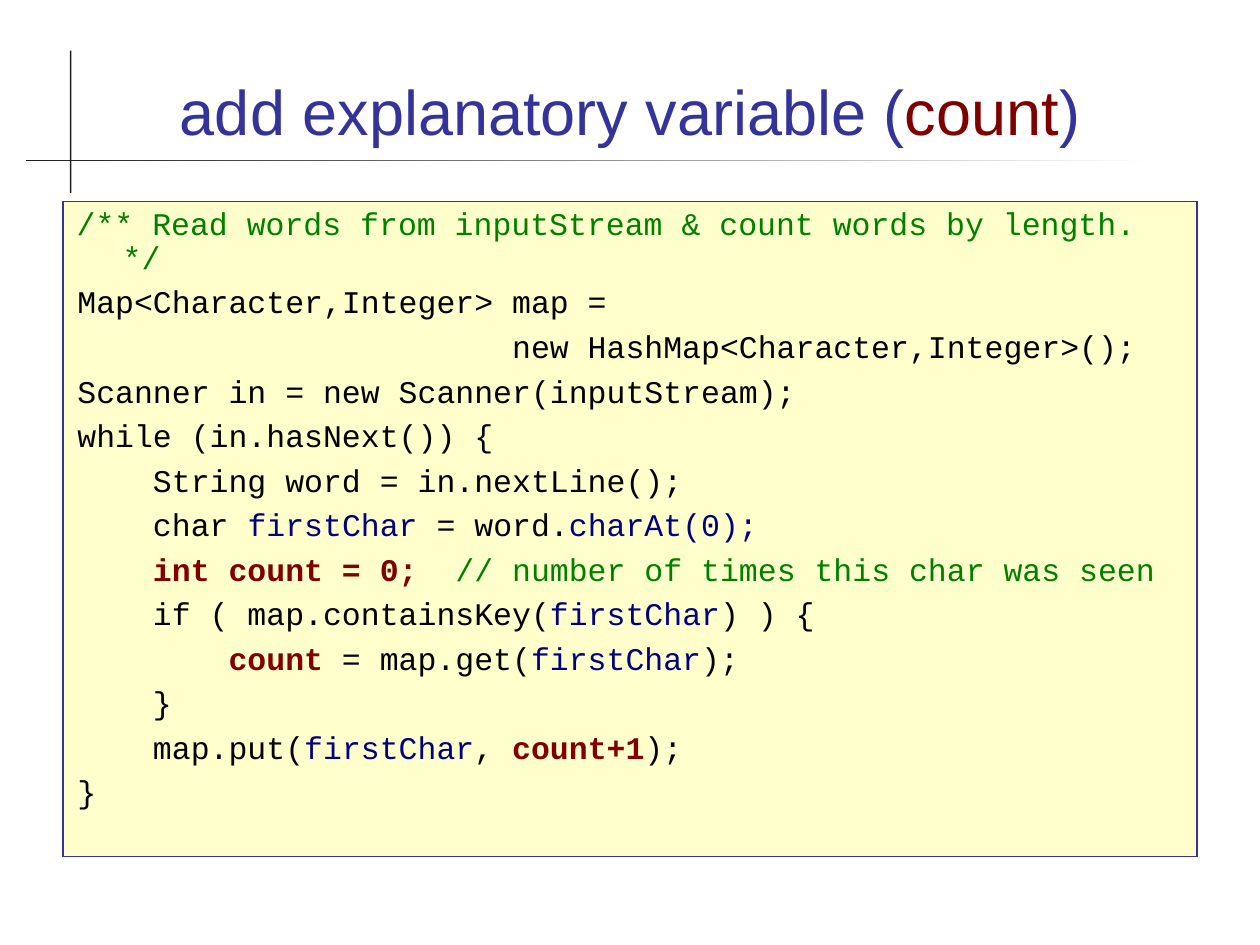
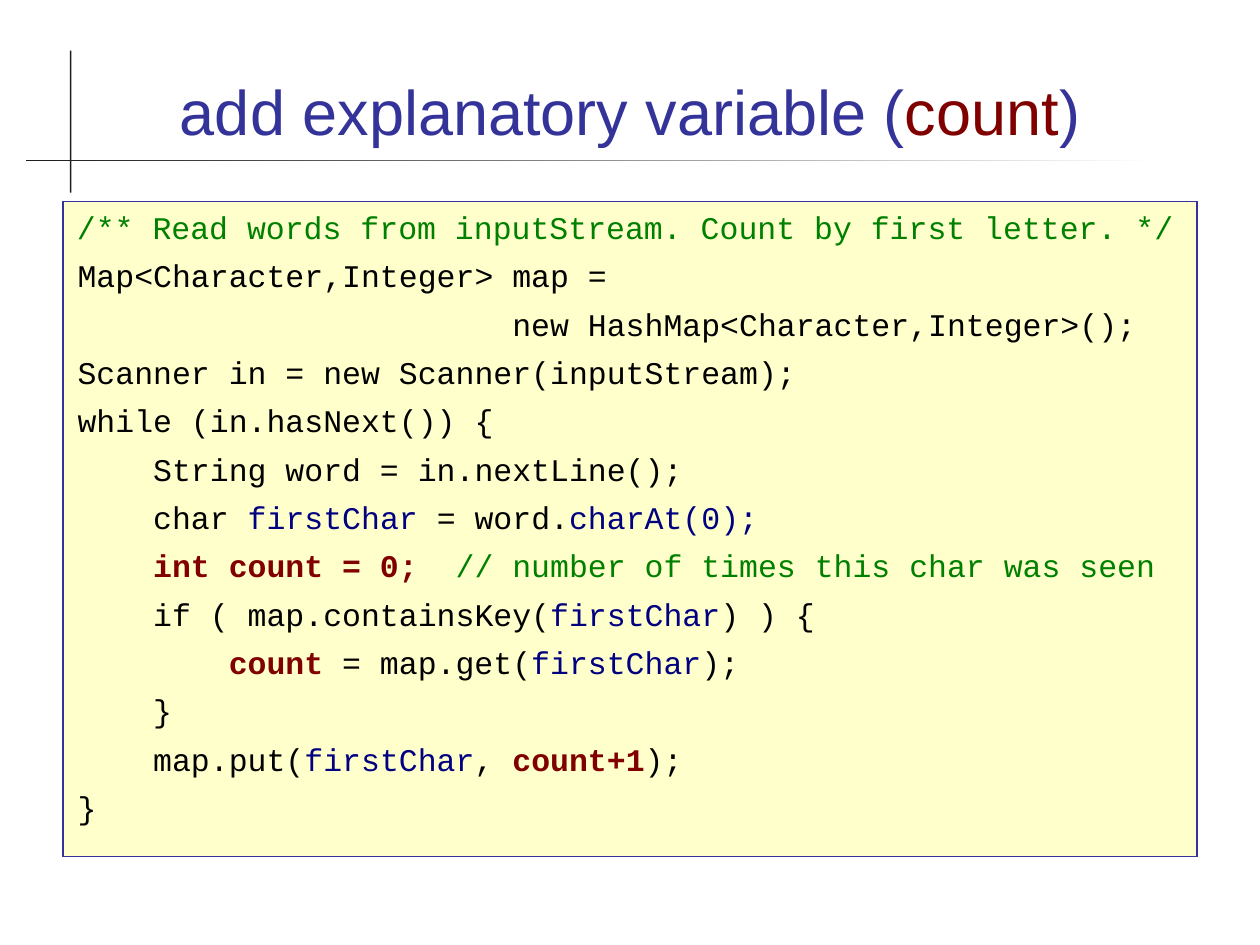
Before and after one commit to cpske/programming1, a slide deck: slide 23 of coding/Coding-Guidelines.ppt. Drawn at 1260x945 pixels with LibreOffice and Linux fonts; fonts in the diff are those of the drawing. Boxes give left, top, right and bottom in pixels: in the first picture for what was removed or moved away, otherwise in the second. Text is boxed around its words. In the diff, an @@ line names an element or a change of style, - is before the commit and + after.

```diff
--- a/coding/Coding-Guidelines.ppt
+++ b/coding/Coding-Guidelines.ppt
@@ text at box(153, 216, 1116, 246): text changed @@
-/** Read words from inputStream & count words by length. */
+/** Read words from inputStream. Count by first letter. */
@@ text at box(78, 265, 1155, 778): line spacing 0.9 to 1 @@
```
Also in this commit, not shown: 11 other slides changed, 5 slides added, 8 slides removed, 5 other files.
